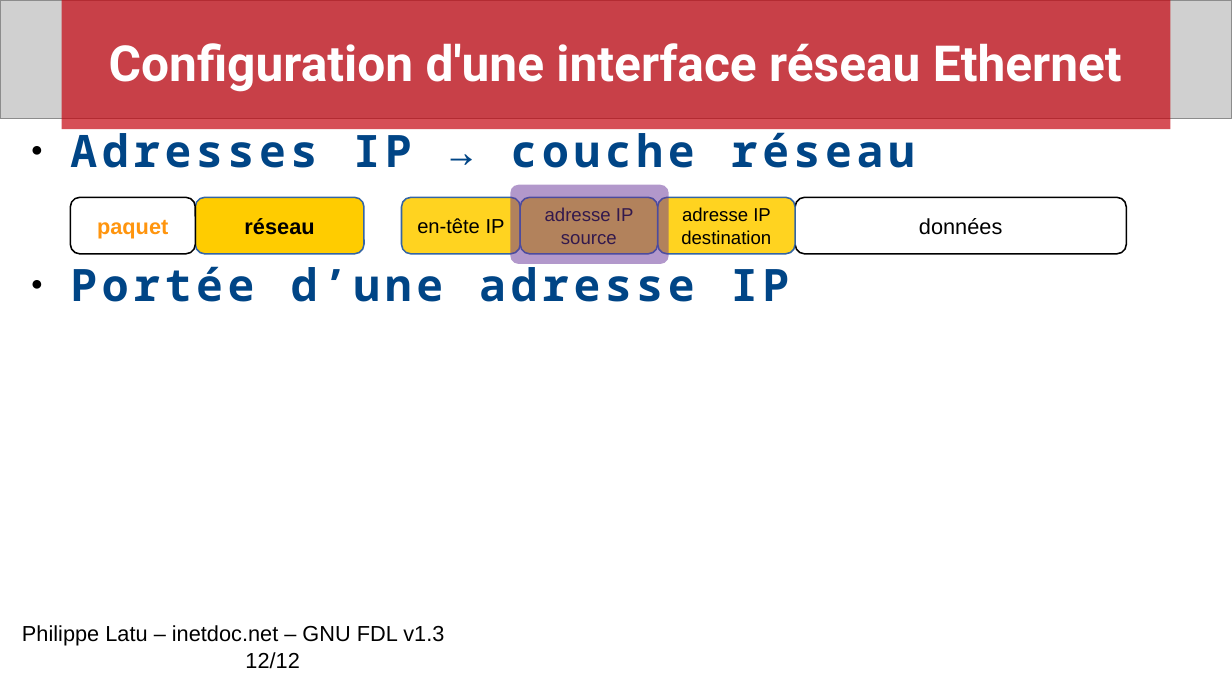
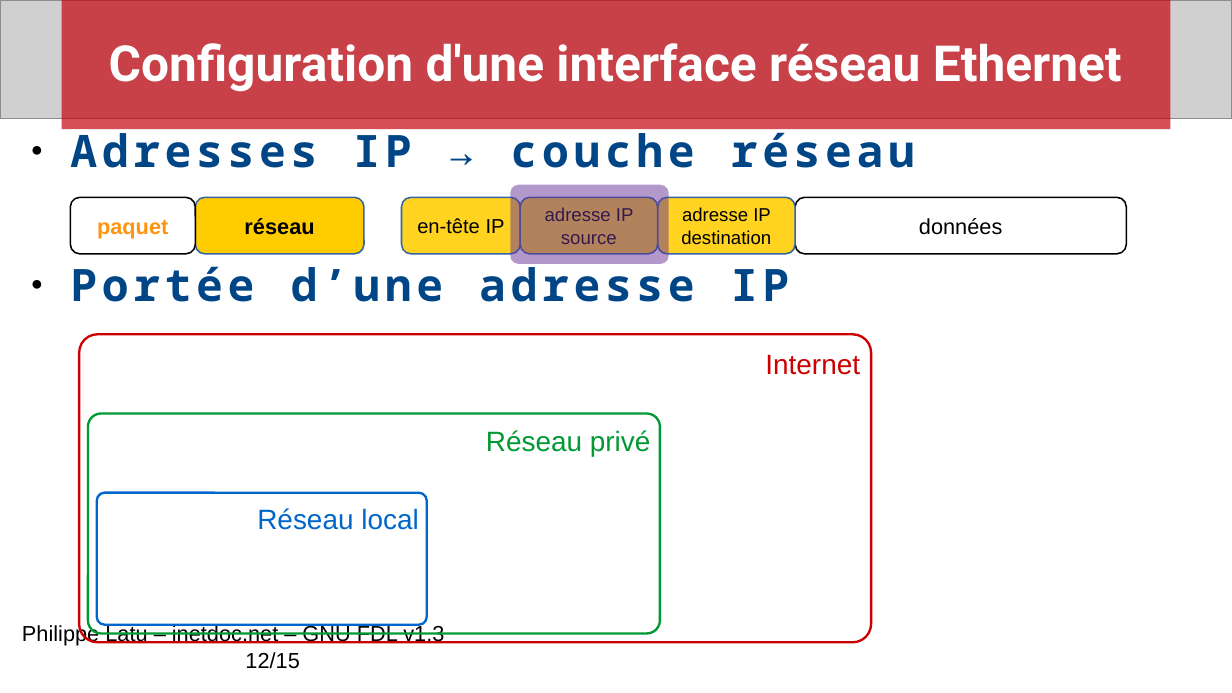
Before and after one commit to platu/inetdoc, a slide deck: slide 12 of travaux_pratiques/config.interface.lan/presentation/conf-intf-lan.odp. Drawn at 1232x693 pixels with LibreOffice and Linux fonts; fonts in the diff are those of the drawing; grey boxes stand for pictures. Boxes give left, top, right and bottom in pixels: in the first picture for what was removed or moved away, otherwise in the second. Text is boxed around its words. In the diff, an @@ line names an element or a change of style, - is before the commit and + after.

Commit message:
Support TP configuration interface Ethernet
. Versions intermédiaires présentation et script des capsules vidéo

```diff
--- a/travaux_pratiques/config.interface.lan/presentation/conf-intf-lan.odp
+++ b/travaux_pratiques/config.interface.lan/presentation/conf-intf-lan.odp
@@ rounded rectangle added at bbox=[79, 334, 872, 643], outline #CC0000 1.5 pt, 18 pt, text #CC0000 @@
+Internet
@@ rounded rectangle added at bbox=[88, 414, 661, 634], outline #009933 1.5 pt, 18 pt, text #009933 @@
+Réseau privé
@@ rounded rectangle added at bbox=[97, 493, 427, 625], outline #0066CC 1.5 pt, 18 pt, text #0066CC @@
+Réseau local
@@ text at bbox=[22, 624, 444, 669]: text changed @@
-Philippe Latu – inetdoc.net – GNU FDL v1.3 12/12
+Philippe Latu – inetdoc.net – GNU FDL v1.3 12/15
```
Also in this commit, not shown: 1 other slide changed, 3 slides added, 1 other file.
